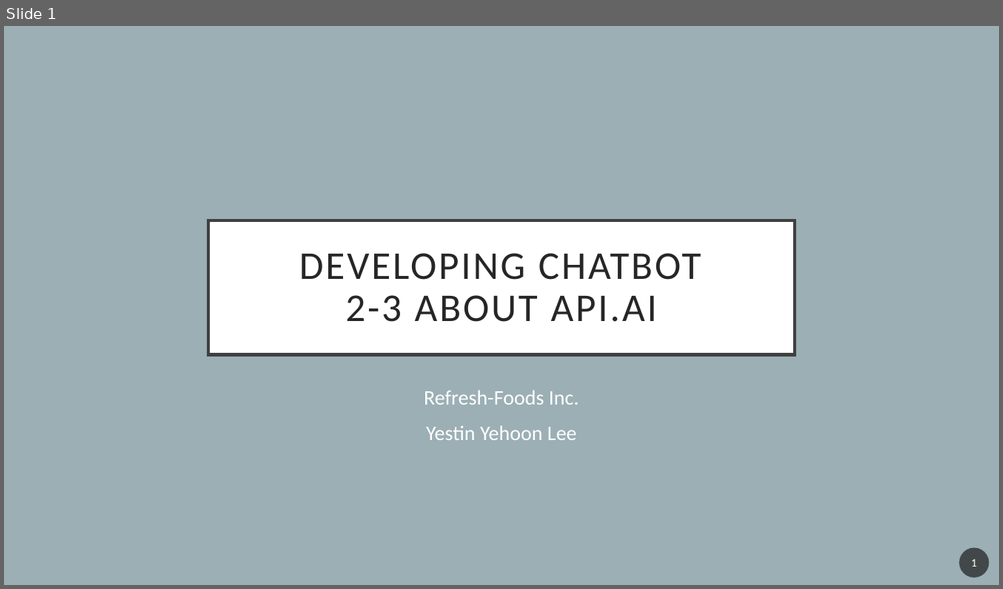
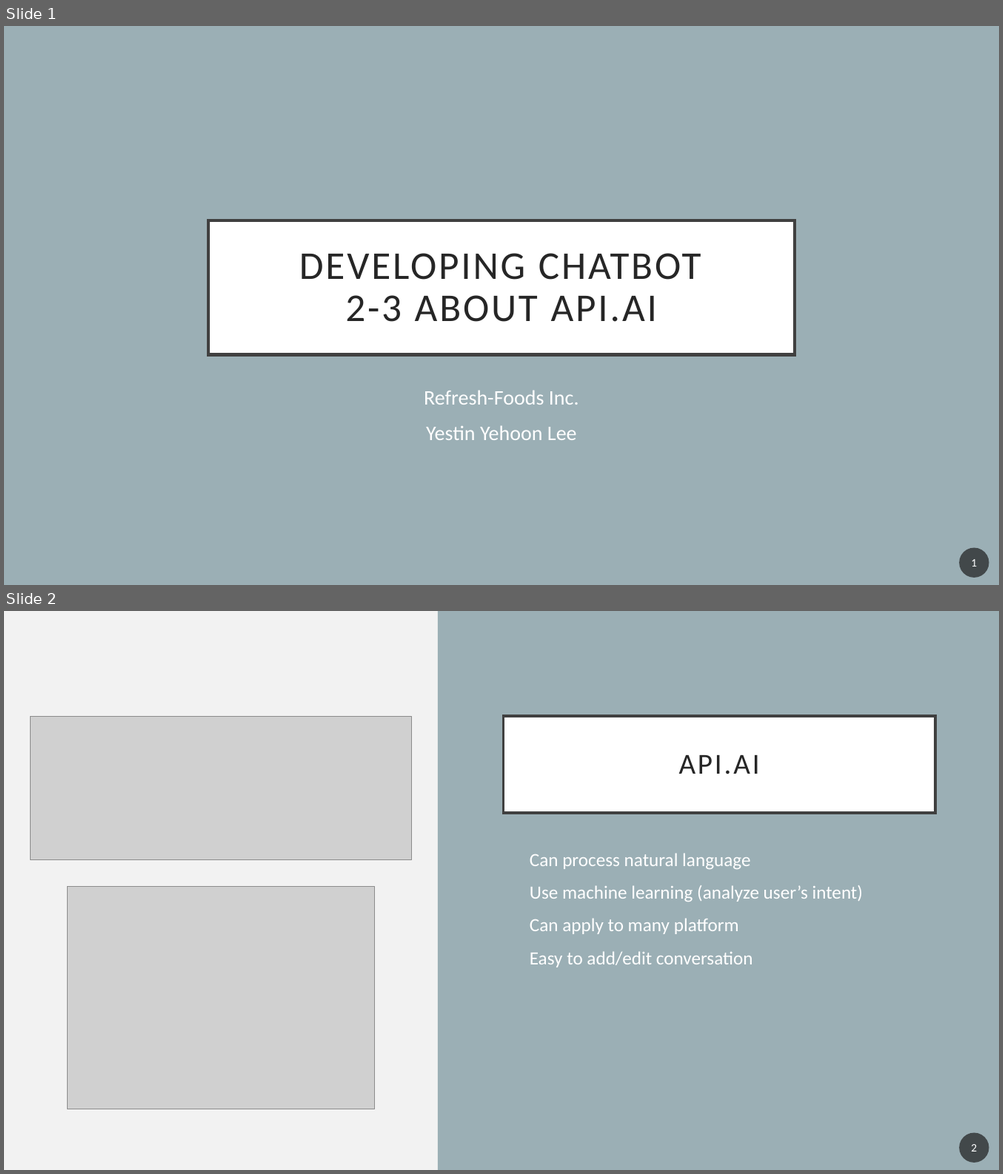
Before and after one commit to YehoonLee3/ChatBotCourse, a slide deck: 2-3 About API.AI.pptx. Shown one above the other, each under a label of ours: slide 1 before the commit, slides 1 and 2 after it. The pictures are 1003x589 and 1003x1174 pixels, drawn with LibreOffice and Linux fonts; fonts in the diff are those of the drawing; grey boxes stand for pictures. Boxes give left, top, right and bottom in pixels: in the first picture for what was removed or moved away, otherwise in the second. Text is boxed around its words. In the diff, an @@ line names an element or a change of style, - is before the commit and + after.

```diff
--- a/2-3 About API.AI.pptx
+++ b/2-3 About API.AI.pptx
@@ slide 2 added at [4, 611, 999, 1170], background #F2F2F2 @@
@@ rectangle added at [438, 611, 999, 1170], fill #9BAFB5 @@
@@ picture added at [30, 717, 412, 861] @@
@@ title added at [504, 716, 935, 813], fill #FFFFFF, outline #404040 2.5 pt, 28 pt, text #262626 @@
+API.AI
@@ text added at [529, 853, 863, 968], 18 pt, text #FFFFFF @@
+• Can process natural language
+• Use machine learning (analyze user’s intent)
+• Can apply to many platform
+• Easy to add/edit conversation
@@ picture added at [67, 886, 374, 1110] @@
@@ page number added at [959, 1133, 989, 1163], fill #1D1D1D at 70% opacity, 11 pt, text #FFFFFF @@
+2
```
Also in this commit, not shown: 4 other slides added, 1 slide removed, 6 other files.
